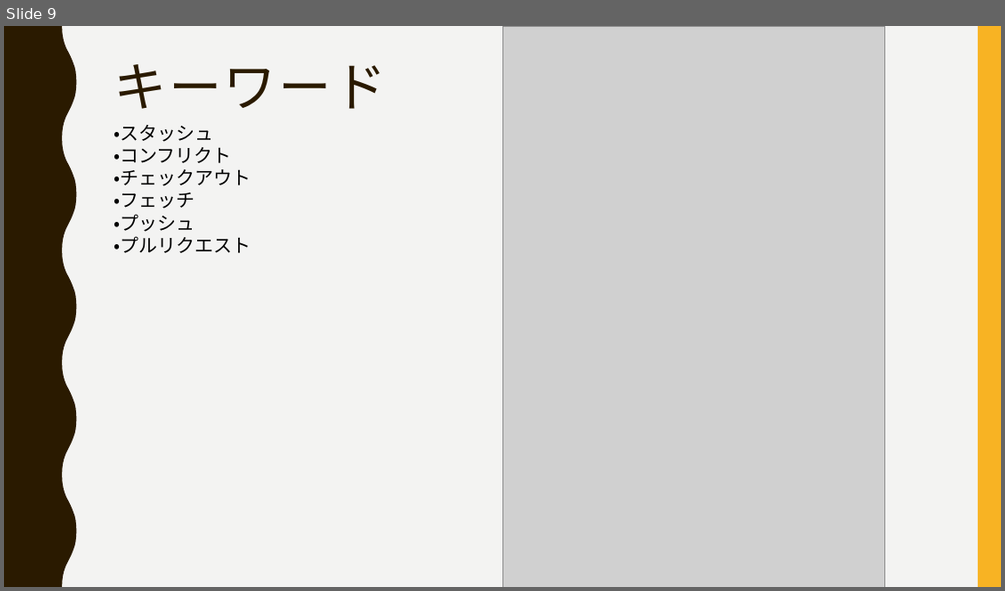
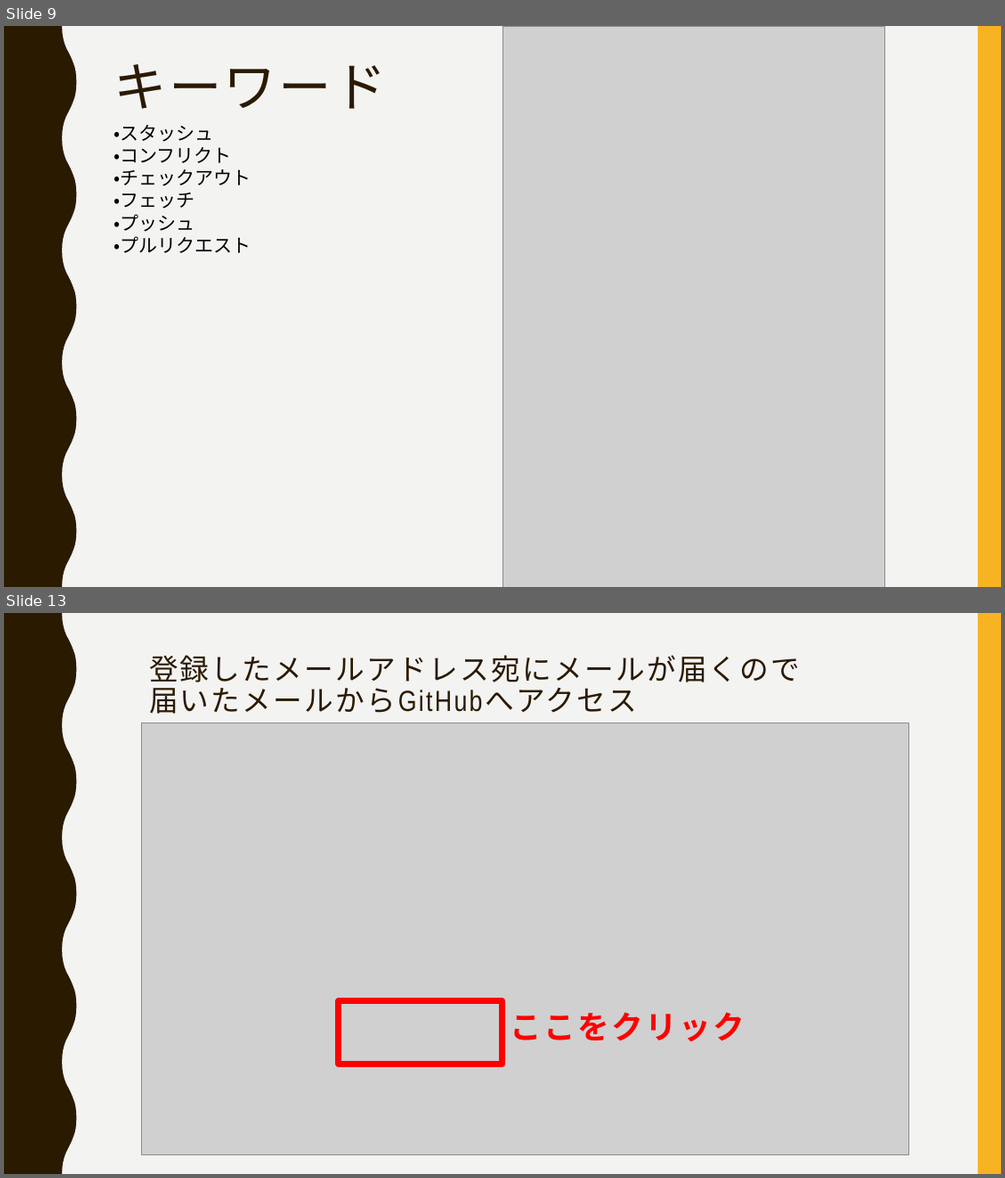
Before and after one commit to FIY24554/git_test, a slide deck: gitについて_加藤.pptx. Shown one above the other, each under a label of ours: slide 9 before the commit, slides 9 and 13 after it; the slides between them are not shown. The pictures are 1005x591 and 1005x1178 pixels, drawn with LibreOffice and Linux fonts; fonts in the diff are those of the drawing; grey boxes stand for pictures. Boxes give left, top, right and bottom in pixels: in the first picture for what was removed or moved away, otherwise in the second. Text is boxed around its words. In the diff, an @@ line names an element or a change of style, - is before the commit and + after.

```diff
--- a/gitについて_加藤.pptx
+++ b/gitについて_加藤.pptx
@@ slide 13 added at (4,613,1001,1174), background #F3F3F2; not listed: 2 template elements that a slide beside it also shows @@
@@ text added at (149,655,800,714), 28 pt, text #2A1A00 @@
+登録したメールアドレス宛にメールが届くので
+届いたメールからGitHubへアクセス
@@ picture added at (142,723,909,1154) @@
@@ rectangle added at (339,1001,502,1064), outline #FF0000 6 pt @@
@@ text added at (510,1012,744,1041), 30.6 pt, text #FF0000, bold @@
+ここをクリック
```
Also in this commit, not shown: 6 other slides added, 1 slide removed.
